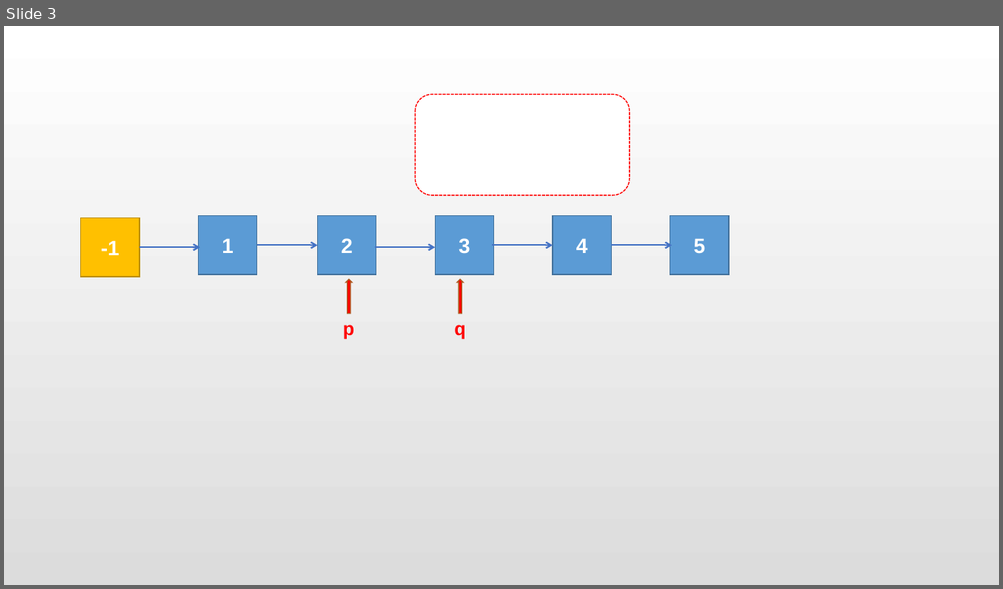
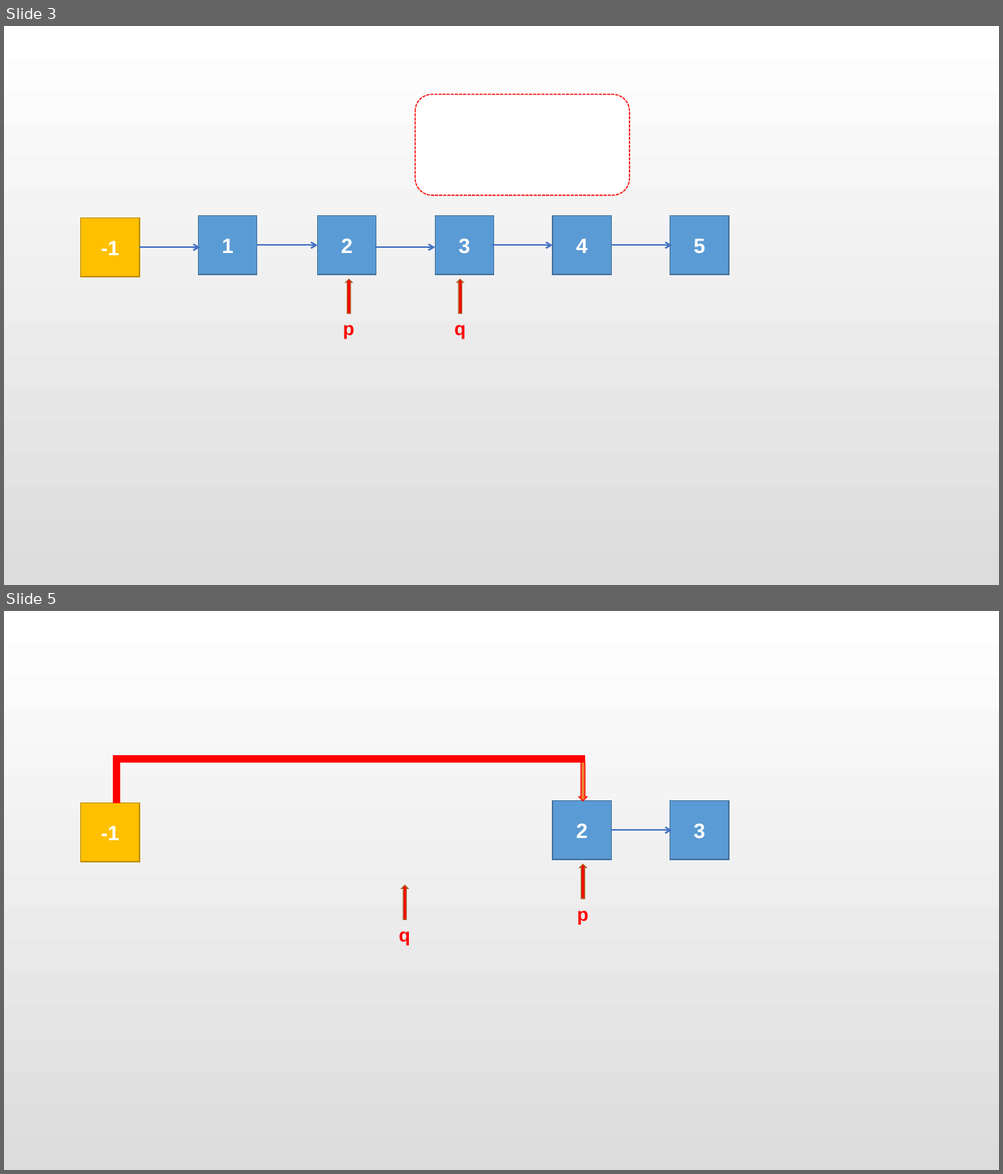
Before and after one commit to IHEET/frontend-studynotes, a slide deck: Algorithm/动态图/一.pptx. Shown one above the other, each under a label of ours: slide 3 before the commit, slides 3 and 5 after it; the slides between them are not shown. The pictures are 1003x589 and 1003x1174 pixels, drawn with LibreOffice and Linux fonts; fonts in the diff are those of the drawing. Boxes give left, top, right and bottom in pixels: in the first picture for what was removed or moved away, otherwise in the second. Text is boxed around its words. In the diff, an @@ line names an element or a change of style, - is before the commit and + after.

```diff
--- a/Algorithm/动态图/一.pptx
+++ b/Algorithm/动态图/一.pptx
@@ slide 5 added at [4,611,999,1170], background gradient #FFFFFF to #DCDCDC @@
@@ rectangle added at [113,756,584,762], fill #FF0000, outline #FF0000 1 pt @@
@@ rectangle added at [113,762,119,803], fill #FF0000, outline #FF0000 1 pt @@
@@ down arrow added at [578,763,586,801], fill #ED7D31, outline #FF0000 1 pt @@
@@ group added at [81,801,729,863]: 3 rectangles, 1 arrow @@
+2
+3
+-1
@@ up arrow added at [580,865,586,899], fill #FF0000, outline #AF5C24 1 pt @@
@@ up arrow added at [401,886,407,920], fill #FF0000, outline #AF5C24 1 pt @@
@@ text added at [577,911,588,925], 18 pt, text #FF0000, bold @@
+p
@@ text added at [398,931,410,946], 18 pt, text #FF0000, bold @@
+q
```
Also in this commit, not shown: 1 slide changed, 1 other slide added, 1 slide removed, 1 other file.
